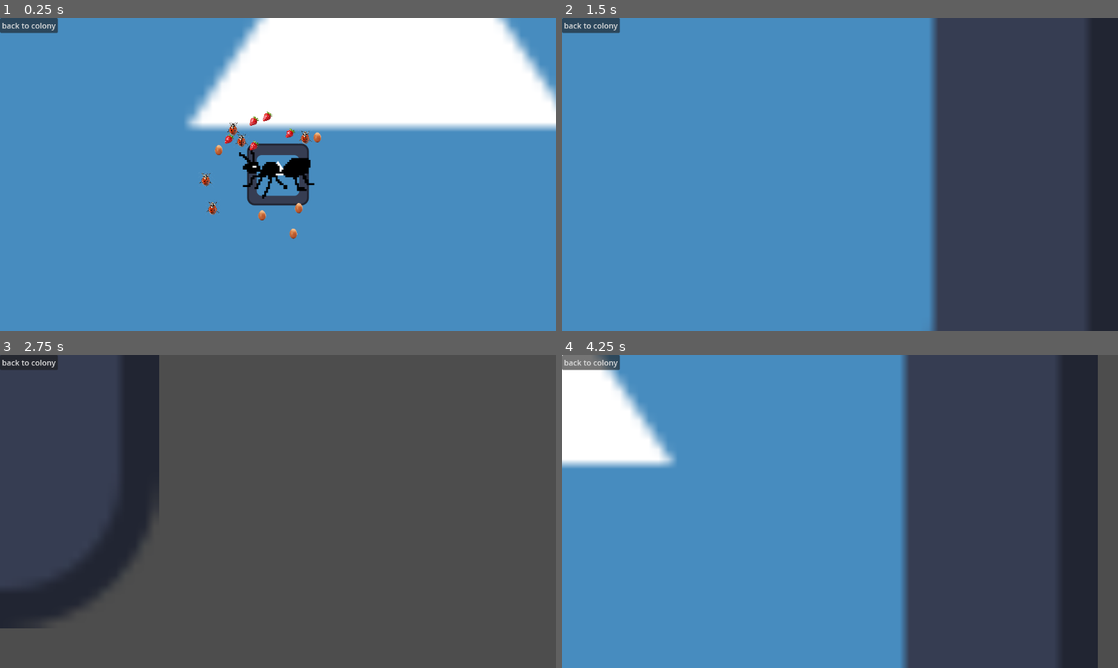
Above: before the commit, frames 1-4 (two rows, left to right).
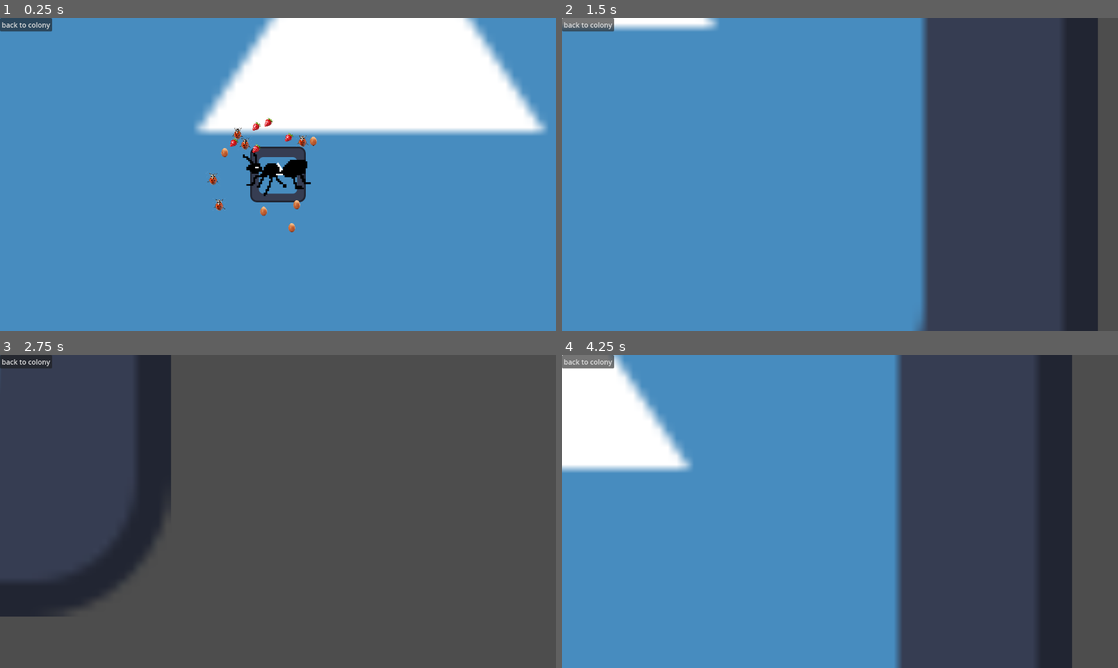
Above: after the commit, the same moments.

Repository: BongHead/GameJam2026
Game: Godot game, scene res://World.tscn
The game is run twice, just before and just after one commit, with the same random seed, the same clock (stepped at 60 frames per second) and the same inputs. The engine's default icon, where the game draws it, is replaced by a stand-in: a white triangle on a blue panel in a dark square.
Inputs (mouse positions are in pixels of both pictures, inside the frame that each line leads up to):
- Up to frame 1 (0.25 s): no input
- Up to frame 2 (1.5 s): move the mouse to (962, 158) at 0.52 s; hold D (right) 0.53-1.28 s; click (962, 158) at 0.67 s; move the mouse to (728, 190) at 1.27 s; hold S (down) from 1.28 s (still down)
- Up to frame 3 (2.75 s): move the mouse to (333, 442) at 2.02 s; release S (down) at 2.03 s; hold D (right) from 2.03 s (still down)
- Up to frame 4 (4.25 s): move the mouse to (812, 574) at 2.77 s; release D (right) at 2.78 s; hold W (up) 2.78-3.53 s; click (812, 574) at 2.92 s; tap Enter at 3.5 s; move the mouse to (1006, 558) at 3.52 s; hold A (left) from 3.53 s (still down)

The runs differ from the first frame. In frame 1, 8.3% of the frame differs, in the area x 0-100%, y 0-71%; in frame 2, 11%; in frame 3, 3.0%; in frame 4, 12%, in the area x 0-97%, y 0-100%.

Commit message:
update resolution

Diff:
--- a/gamejam2026/Ant.tscn
+++ b/gamejam2026/Ant.tscn
@@ -54,4 +54,4 @@
 [node name="AnimatedSprite2D" type="AnimatedSprite2D" parent="."]
 sprite_frames = SubResource("SpriteFrames_p4ia7")
 autoplay = "default"
-frame_progress = 0.416591
+frame_progress = 0.580858
--- a/gamejam2026/project.godot
+++ b/gamejam2026/project.godot
@@ -17,6 +17,8 @@
 
 [display]
 
+window/size/viewport_width=1280
+window/size/viewport_height=720
 window/size/mode=2
 window/stretch/mode="viewport"
 
Not shown, added: gamejam2026/fonts/AntFont-Regular (1).ttf.import
